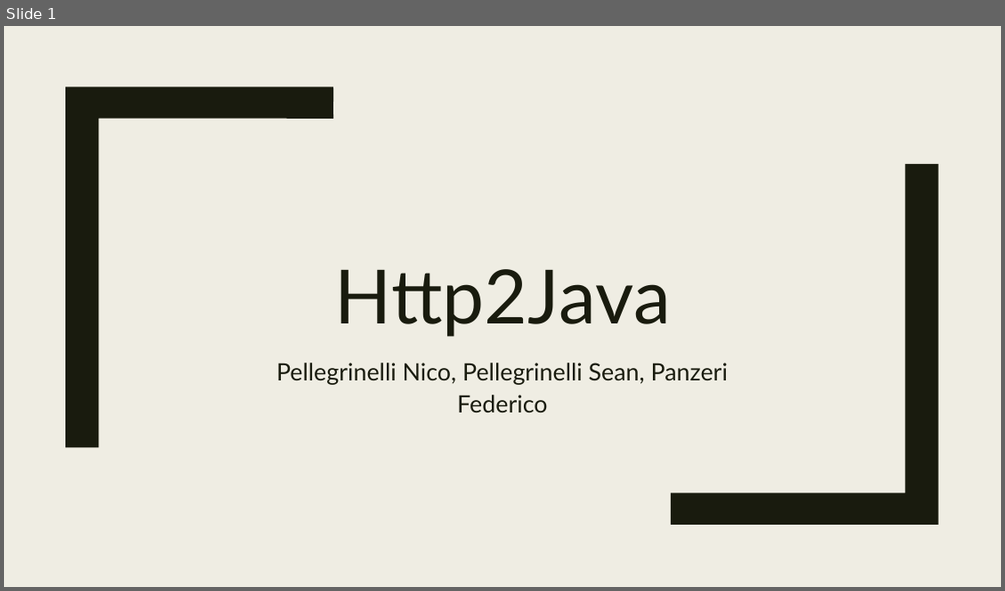
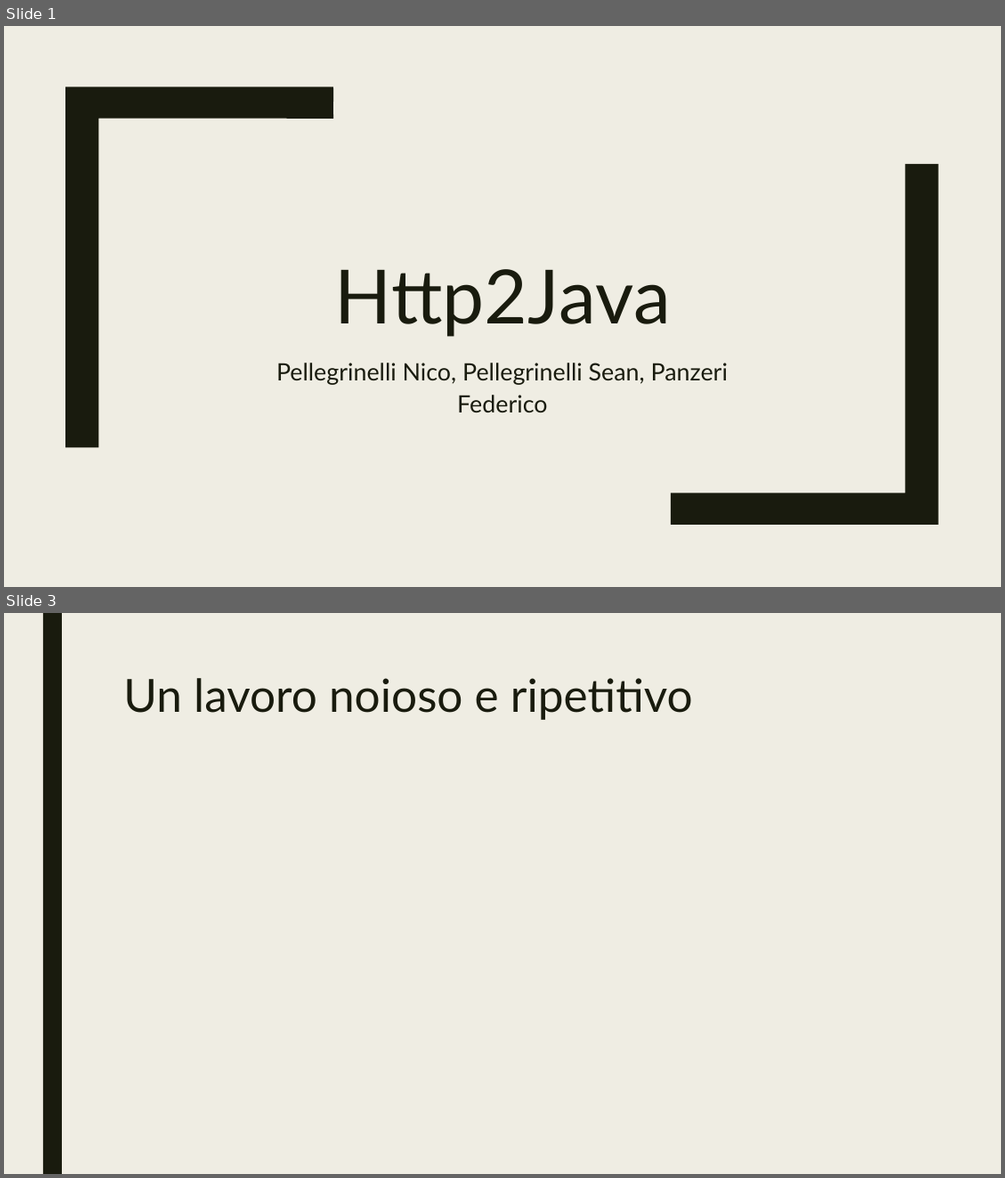
Before and after one commit to nicopellegrinelli/ProgettoLFC, a slide deck: Documentazione/Presentazione.pptx. Shown one above the other, each under a label of ours: slide 1 before the commit, slides 1 and 3 after it; the slides between them are not shown. The pictures are 1005x591 and 1005x1178 pixels, drawn with LibreOffice and Linux fonts; fonts in the diff are those of the drawing. Boxes give left, top, right and bottom in pixels: in the first picture for what was removed or moved away, otherwise in the second. Text is boxed around its words. In the diff, an @@ line names an element or a change of style, - is before the commit and + after.

```diff
--- a/Documentazione/Presentazione.pptx
+++ b/Documentazione/Presentazione.pptx
@@ slide 3 added at (x1=4, y1=613, x2=1001, y2=1174), background #EFEDE3 @@
@@ rectangle added at (x1=43, y1=613, x2=62, y2=1174), fill #191B0E @@
@@ title added at (x1=123, y1=678, x2=693, y2=720), 44 pt, text #191B0E @@
+Un lavoro noioso e ripetitivo
```
Also in this commit, not shown: 4 other slides added, 2 other files.
